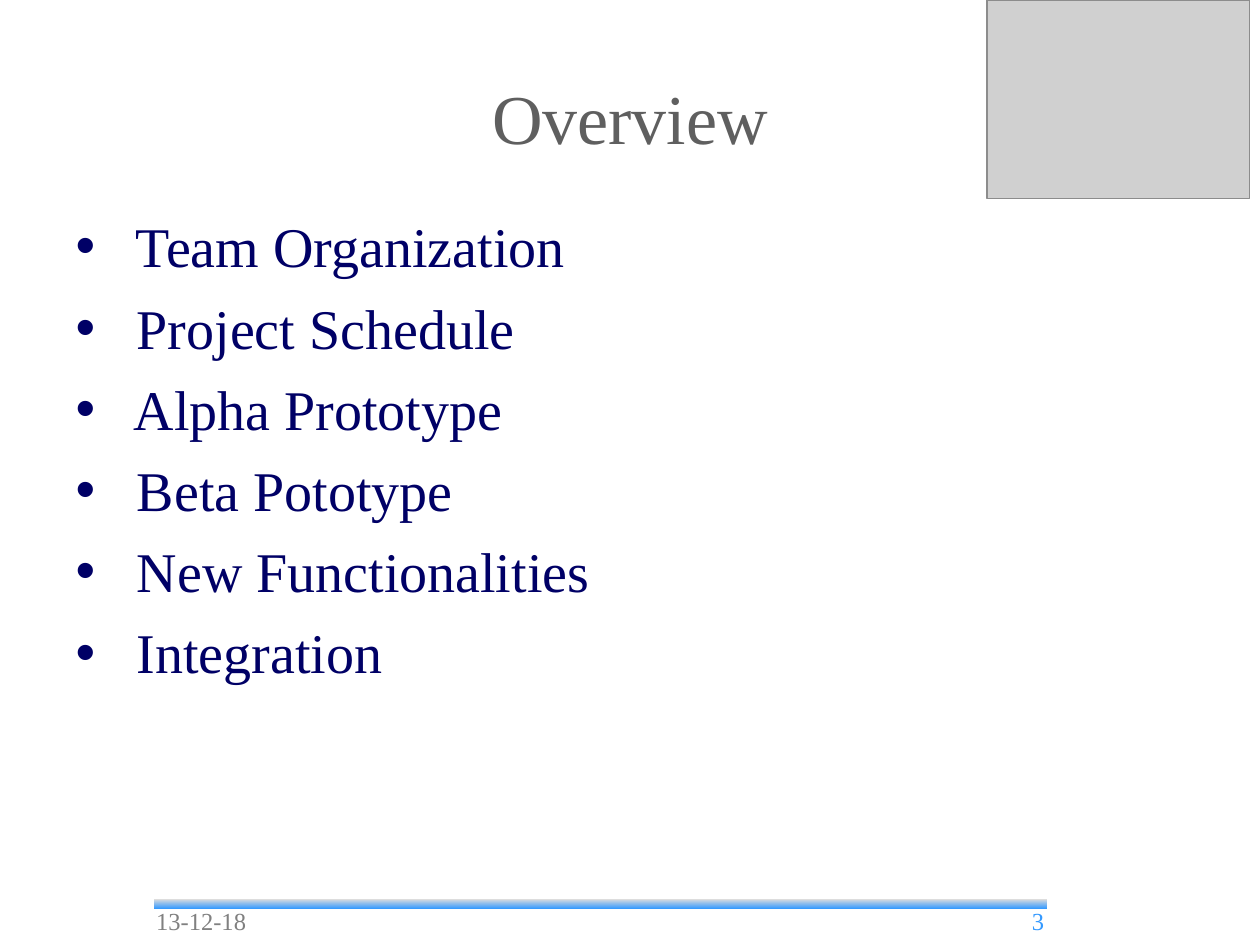
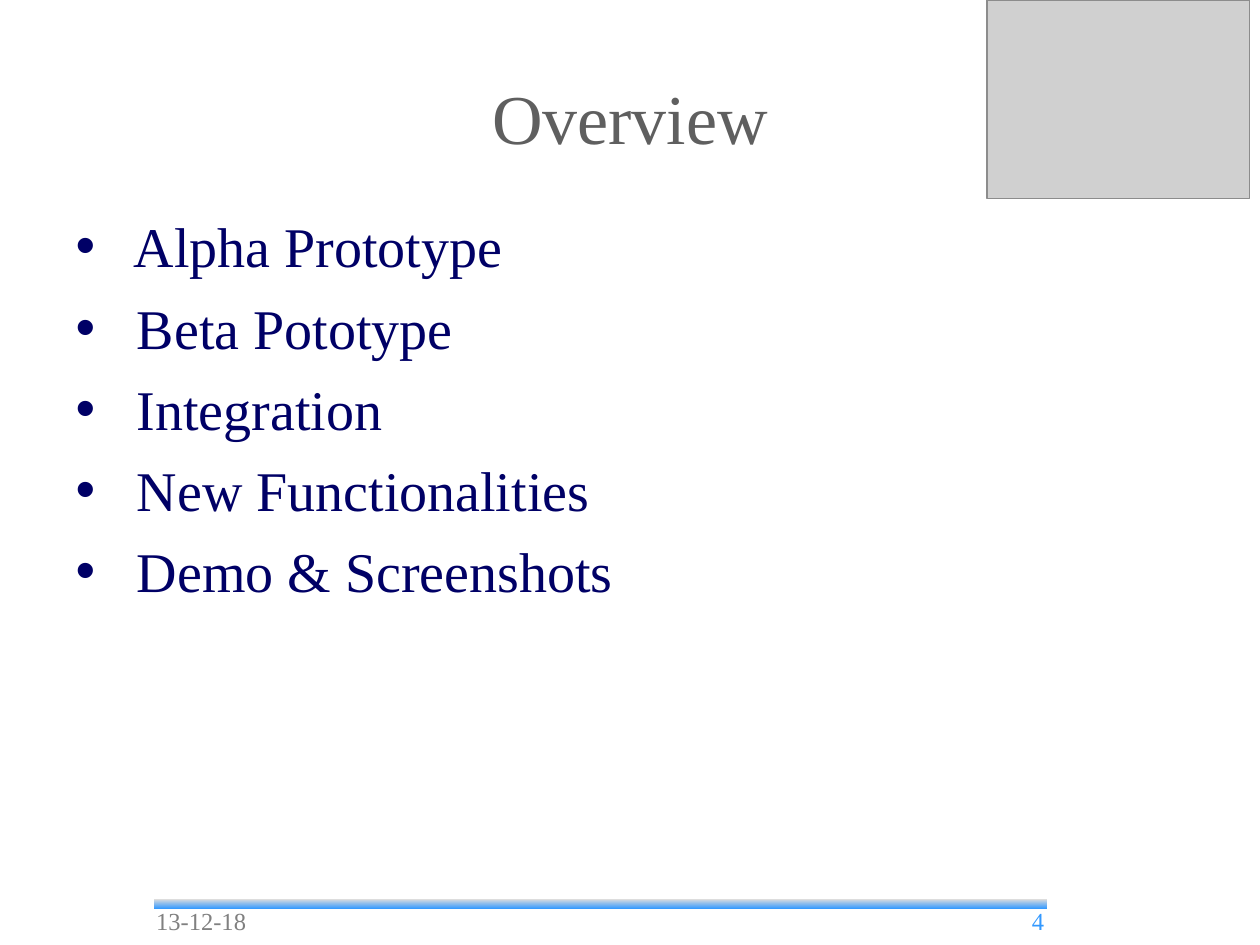
Before and after one commit to andrea-bottoli/DSD, a slide deck: slide 4 of Documentation/Presentations/Beta_Prototype.odp (slide 3 before the commit). Drawn at 1260x945 pixels with LibreOffice and Linux fonts; fonts in the diff are those of the drawing; grey boxes stand for pictures; background and template pictures are left out. Boxes give left, top, right and bottom in pixels: in the first picture for what was removed or moved away, otherwise in the second. Text is boxed around its words. In the diff, an @@ line names an element or a change of style, - is before the commit and + after.

```diff
--- a/Documentation/Presentations/Beta_Prototype.odp
+++ b/Documentation/Presentations/Beta_Prototype.odp
@@ text at (136, 230, 564, 359): paragraphs removed @@
-• Team Organization
-• Project Schedule
@@ text at (137, 393, 383, 440): paragraph added @@
+• Integration
@@ text at (137, 553, 612, 593): text changed @@
-• Integration
+• Demo & Screenshots
@@ page number at (1032, 914, 1044, 930): text changed @@
-3
+4
```
Also in this commit, not shown: 5 other slides changed, 3 other files.
